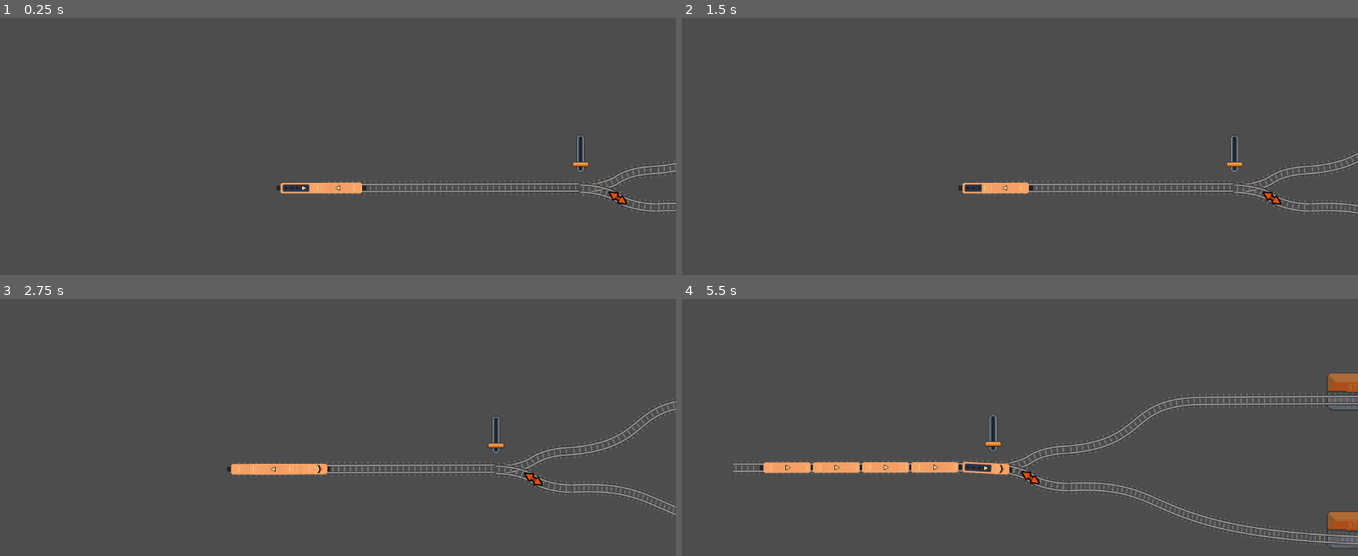
Above: before the commit, frames 1-4 (two rows, left to right).
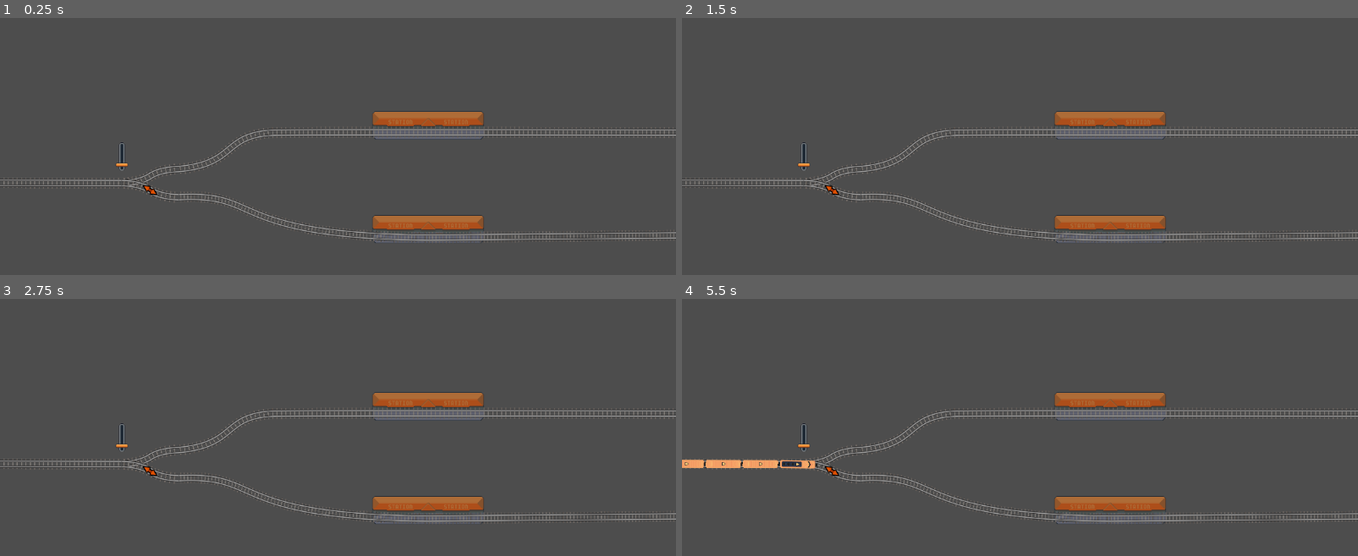
Above: after the commit, the same moments.

Repository: ahartel/trainwaves
Game: Godot game, scene res://GameScenes/game.tscn
Same seed, same stepped clock (60 frames per second), same inputs: the game is played once before the commit and once after it.
Inputs:
- Up to frame 1 (0.25 s): no input
- Up to frame 2 (1.5 s): hold W (speed_up) 0.53-1.28 s; hold X (cut_throttle) 0.53-1.28 s; hold Space (brake) from 1.28 s (still down); tap ` (set_throttle_0) at 1.35 s
- Up to frame 3 (2.75 s): release Space (brake) at 2.03 s; hold W (speed_up) from 2.03 s (still down); hold 1 (set_throttle_10) from 2.03 s (still down)
- Up to frame 4 (5.5 s): release 1 (set_throttle_10) at 2.78 s; tap 0 (set_throttle_100) at 2.85 s; release W (speed_up) at 3.53 s; hold 2 (set_throttle_20) 3.53-4.28 s; hold Space (brake) from 3.53 s (still down); tap 3 (set_throttle_30) at 4.35 s; hold 4 (set_throttle_40) from 5.03 s (still down)

The runs differ from the first frame. In frame 1, 6.5% of the frame differs, in the area x 0-100%, y 36-88%; in frame 2, 6.5%; in frame 3, 6.9%; in frame 4, 9.1%, in the area x 0-100%, y 28-98%.

Commit message:
add particles and train sink

Diff:
--- a/GameScenes/game.tscn
+++ b/GameScenes/game.tscn
@@ -7,6 +7,7 @@
 [ext_resource type="PackedScene" uid="uid://dk4kss5yu35xs" path="res://Scenes/components/player_control_component.tscn" id="4_3g60v"]
 [ext_resource type="PackedScene" uid="uid://bj73jaifiuved" path="res://GameScenes/station.tscn" id="6_q6okl"]
 [ext_resource type="PackedScene" uid="uid://jvakchg2s8i4" path="res://Scenes/TrackSwitch.tscn" id="7_rcqf4"]
+[ext_resource type="PackedScene" uid="uid://p0le2l72spk1" path="res://GameScenes/train_sink.tscn" id="8_g60ea"]
 
 [sub_resource type="RectangleShape2D" id="RectangleShape2D_q6okl"]
 size = Vector2(80, 16)
@@ -14,21 +15,21 @@
 [sub_resource type="Curve2D" id="Curve2D_g60ea"]
 resource_local_to_scene = true
 _data = {
-"points": PackedVector2Array(-138, 12, 138, -12, -453, -202, -128, 2, 128, -2, -228, -285, 0, 0, 0, 0, 808, -289)
+"points": PackedVector2Array(-138, 12, 138, -12, -453, -202, -128, 2, 128, -2, -228, -285, 0, 0, 0, 0, 1219, -284)
 }
 point_count = 3
 
 [sub_resource type="Curve2D" id="Curve2D_858tu"]
 resource_local_to_scene = true
 _data = {
-"points": PackedVector2Array(-248.2418, 10.74091, 248.2418, -10.74091, 116.165405, 113, -593.5772, -3.413136, 0, 0, 842.51843, 205, 0, 0, 258.4873, 8.0217, 1784.6073, 200)
+"points": PackedVector2Array(-248.2418, 10.74091, 248.2418, -10.74091, 116.165405, 113, -593.5772, -3.413136, 0, 0, 842.51843, 205, 0, 0, 258.4873, 8.0217, 2250.5454, 195)
 }
 point_count = 3
 
 [sub_resource type="Curve2D" id="Curve2D_q3a5i"]
 resource_local_to_scene = true
 _data = {
-"points": PackedVector2Array(0, 0, 0, 0, -624, -72, 0, 0, 0, 0, -184, -73)
+"points": PackedVector2Array(0, 0, 0, 0, -624, -72, 0, 0, 0, 0, -182, -71)
 }
 point_count = 2
 
@@ -41,12 +42,11 @@
 
 [node name="PlayerControlComponent" parent="TrainEngine" instance=ExtResource("4_3g60v")]
 
-[node name="CollisionShape2D" type="CollisionShape2D" parent="TrainEngine"]
+[node name="Area2D2" type="Area2D" parent="TrainEngine"]
+
+[node name="CollisionShape2D" type="CollisionShape2D" parent="TrainEngine/Area2D2"]
 position = Vector2(30, 0)
 shape = SubResource("RectangleShape2D_q6okl")
-
-[node name="Camera2D" type="Camera2D" parent="TrainEngine"]
-position = Vector2(28, -1)
 
 [node name="Tracks" type="Node2D" parent="."]
 
@@ -71,3 +71,13 @@
 
 [node name="TrackSwitch" parent="." instance=ExtResource("7_rcqf4")]
 position = Vector2(-581, -171)
+
+[node name="Camera2D" type="Camera2D" parent="."]
+position = Vector2(-90, -161)
+zoom = Vector2(0.75, 0.75)
+
+[node name="TrainSink" parent="." instance=ExtResource("8_g60ea")]
+position = Vector2(1192, -57)
+
+[node name="TrainSink2" parent="." instance=ExtResource("8_g60ea")]
+position = Vector2(1188, -287)
--- a/GameScenes/station.tscn
+++ b/GameScenes/station.tscn
@@ -31,6 +31,21 @@
 [node name="Timer" type="Timer" parent="StationExit"]
 one_shot = true
 
+[node name="CPUParticles2D" type="CPUParticles2D" parent="."]
+emitting = false
+amount = 50
+lifetime = 3.0
+one_shot = true
+emission_shape = 3
+emission_rect_extents = Vector2(100, 10)
+direction = Vector2(0, -1)
+gravity = Vector2(0, 98)
+initial_velocity_min = 247.42
+initial_velocity_max = 329.9
+scale_amount_min = 2.0
+scale_amount_max = 3.0
+color = Color(0, 0.6189523, 0.096299745, 1)
+
 [connection signal="area_entered" from="StationEnter" to="StationEnter" method="_on_area_entered"]
 [connection signal="area_entered" from="StationExit" to="StationExit" method="_on_area_entered"]
 [connection signal="timeout" from="StationExit/Timer" to="StationExit" method="_on_timer_timeout"]
--- /dev/null
+++ b/GameScenes/train_sink.gd
@@ -0,0 +1,8 @@
+extends Node2D
+
+
+
+func _on_area_2d_area_entered(area: Area2D) -> void:
+	get_tree().call_group("train_waggons", "queue_free")
+	get_tree().call_group("train_engines", "queue_free")
+	get_tree().call_group("bogies", "queue_free")
--- /dev/null
+++ b/GameScenes/train_sink.tscn
@@ -0,0 +1,15 @@
+[gd_scene load_steps=3 format=3 uid="uid://p0le2l72spk1"]
+
+[ext_resource type="Script" uid="uid://ba08226mgu8sp" path="res://GameScenes/train_sink.gd" id="1_51p80"]
+
+[sub_resource type="RectangleShape2D" id="RectangleShape2D_lyfsl"]
+
+[node name="TrainSink" type="Node2D"]
+script = ExtResource("1_51p80")
+
+[node name="Area2D" type="Area2D" parent="."]
+
+[node name="CollisionShape2D" type="CollisionShape2D" parent="Area2D"]
+shape = SubResource("RectangleShape2D_lyfsl")
+
+[connection signal="area_entered" from="Area2D" to="." method="_on_area_2d_area_entered"]
--- a/GameScripts/game.gd
+++ b/GameScripts/game.gd
@@ -18,6 +18,7 @@
 		car.mass = 1.0
 		car.change_towed_mass(0)
 		add_child(car)
+		car.add_to_group("train_waggons")
 		last_car.set_follower_car(car)
 		last_car = car
 
--- a/GameScripts/station_exit.gd
+++ b/GameScripts/station_exit.gd
@@ -2,13 +2,14 @@
 
 @onready var timer: Timer = $Timer
 var current_train = null
+@onready var cpu_particles: CPUParticles2D = $"../CPUParticles2D"
 
 func _on_area_entered(area: Area2D) -> void:
 	timer.start()
 	area.get_parent().brake_force = 0.0
 	current_train = area
 	print("Train arrived.")
-
+	cpu_particles.restart()
 
 func _on_timer_timeout() -> void:
 	current_train.get_parent().velocity = 2.0
Not shown: 1 places in GameScenes/game.tscn that only renumber resources
Not shown, added: GameScenes/train_sink.gd.uid
